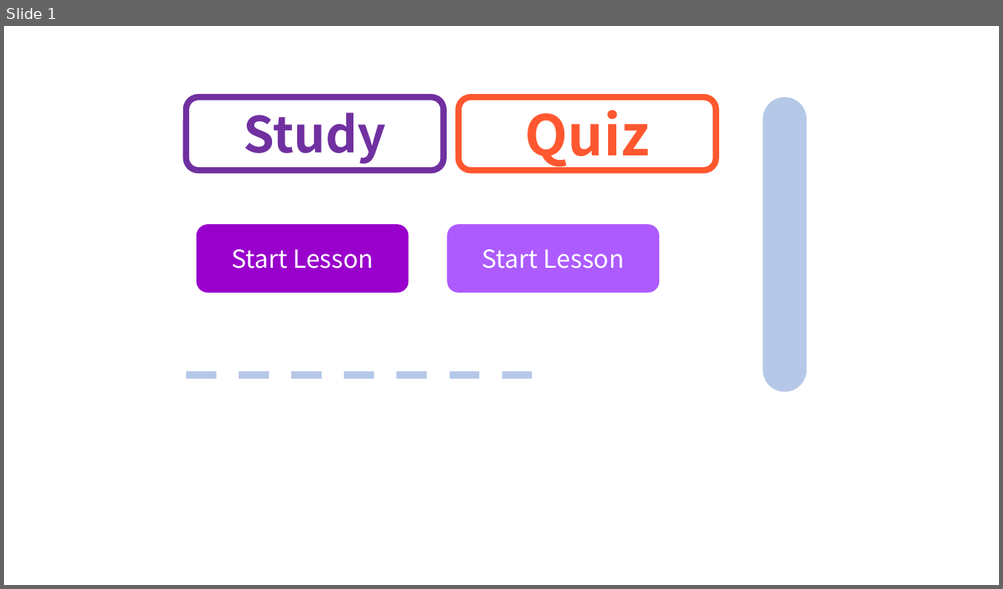
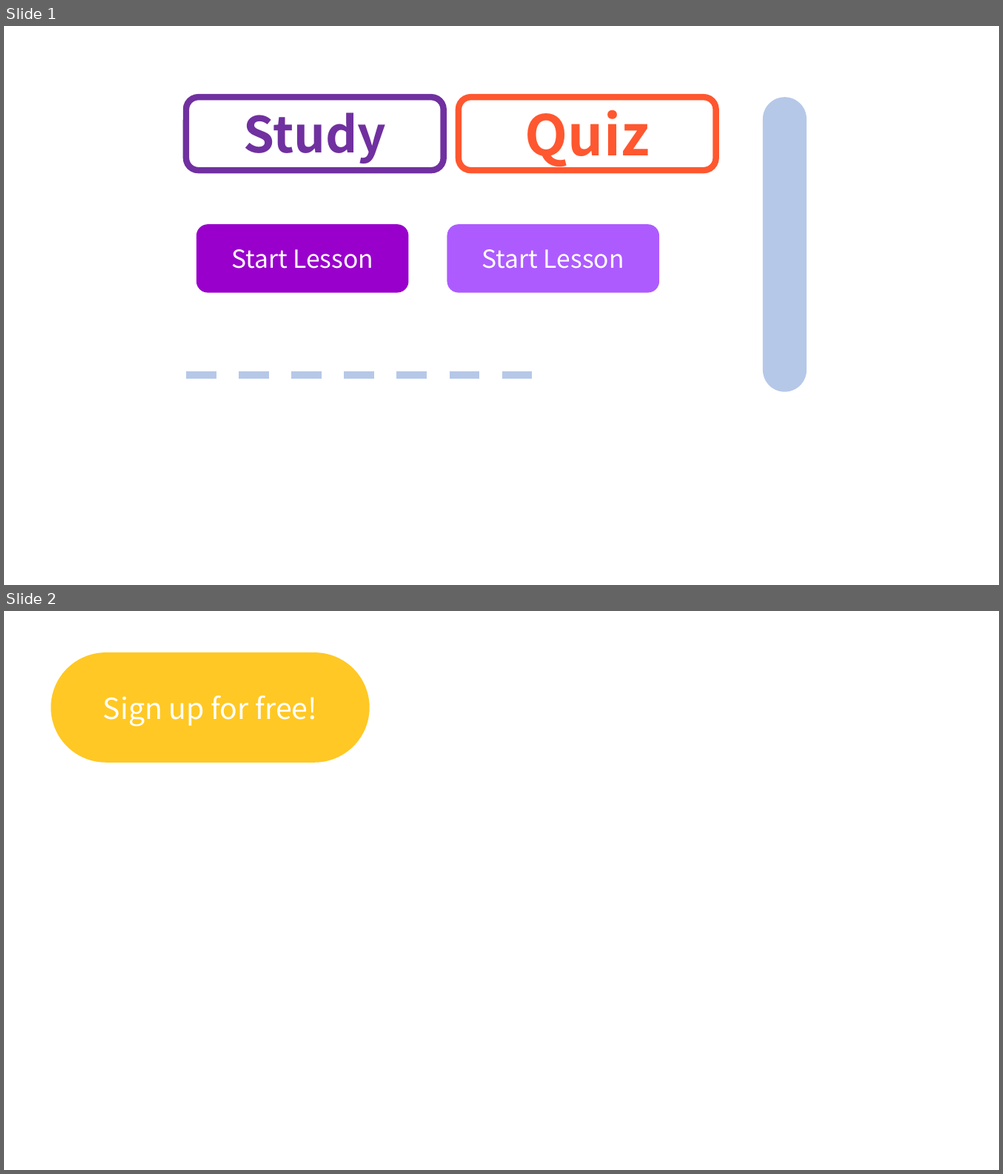
Before and after one commit to jadru/Assignment_ASP_Include, a slide deck: Study_logo.pptx. Shown one above the other, each under a label of ours: slide 1 before the commit, slides 1 and 2 after it. The pictures are 1003x589 and 1003x1174 pixels, drawn with LibreOffice and Linux fonts; fonts in the diff are those of the drawing. Boxes give left, top, right and bottom in pixels: in the first picture for what was removed or moved away, otherwise in the second. Text is boxed around its words. In the diff, an @@ line names an element or a change of style, - is before the commit and + after.

Commit message:
이미지 PPT 슬라이드 추가, png 파일 하나 추가, index .aspx 삭제

```diff
--- a/Study_logo.pptx
+++ b/Study_logo.pptx
@@ slide 2 added at [4, 611, 999, 1170], background #FFFFFF @@
@@ rounded rectangle added at [51, 652, 370, 763], fill #FFC000 at 86% opacity, 28 pt, text #FFFFFF @@
+Sign up for free!
```
Also in this commit, not shown: 4 other files.
